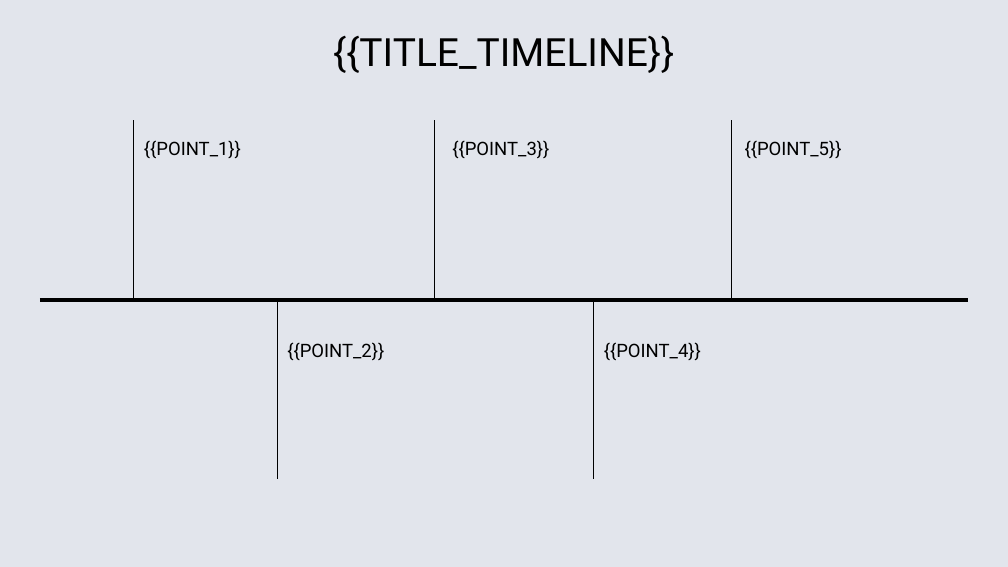
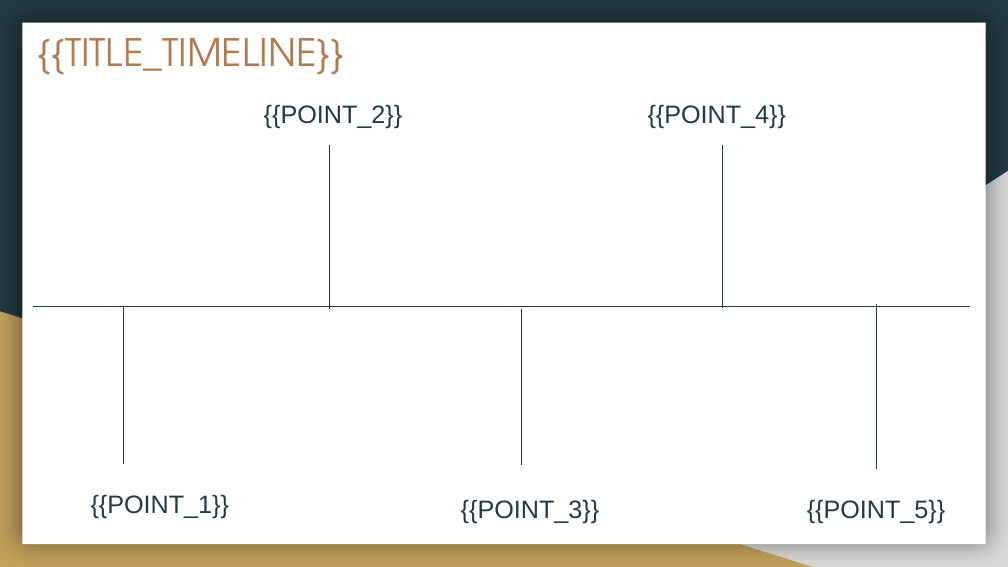
Before and after one commit to andreidiakov/Hack_Axenix_AI_presentation, a slide deck: slide 8 of template.pptx. Drawn at 1008x567 pixels with LibreOffice and Linux fonts; fonts in the diff are those of the drawing. Boxes give left, top, right and bottom in pixels: in the first picture for what was removed or moved away, otherwise in the second. Text is boxed around its words. In the diff, an @@ line names an element or a change of style, - is before the commit and + after.

```diff
--- a/template.pptx
+++ b/template.pptx
@@ background #E2E5EC to #233A44 @@
@@ rectangle added at box(22, 23, 986, 544), fill #FFFFFF @@
@@ title "{{TITLE_TIMELINE}}": place and size @@
-title "{{TITLE_TIMELINE}}" at box(333, 35, 674, 73)
+title "{{TITLE_TIMELINE}}" at box(37, 38, 344, 75)
@@ title "{{TITLE_TIMELINE}}" at box(37, 38, 344, 75): size 27.8 to 27 pt, font Roboto to TeX Gyre Adventor, text colour #000000 to #AF7B51; alignment centre to left; line spacing 1.11 to 1; vertical alignment middle to top @@
@@ text "{{POINT_2}}": place and size @@
-text "{{POINT_2}}" at box(287, 342, 384, 360)
+text "{{POINT_2}}" at box(264, 104, 402, 128)
@@ size 13.2 to 18 pt, font Roboto to Arial, text colour #000000 to #233A44; alignment left to centre; line spacing 1.2 to 1 in 5 elements at box(91, 494, 229, 519), box(461, 499, 599, 523), box(807, 499, 945, 523), box(264, 104, 402, 128), box(648, 104, 786, 128) @@
@@ text "{{POINT_4}}": place and size @@
-text "{{POINT_4}}" at box(604, 342, 701, 360)
+text "{{POINT_4}}" at box(648, 104, 786, 128)
@@ line removed from (134, 120) to (134, 299) @@
@@ line moved from (434, 120) - (434, 299) to (330, 308) - (330, 144) @@
@@ line (330, 308) - (330, 144): stroke #000000 0.75 pt to #233A44 0.75 pt @@
@@ line moved from (732, 120) - (732, 299) to (723, 307) - (723, 144) @@
@@ line (723, 307) - (723, 144): stroke #000000 0.75 pt to #233A44 0.75 pt @@
@@ right triangle added at box(395, 171, 1008, 567), fill #D9D9D9 @@
@@ line removed from (277, 299) to (277, 480) @@
@@ right triangle added at box(0, 311, 812, 567), fill #C4A15A @@
@@ line moved from (40, 299) - (968, 299) to (33, 306) - (970, 306) @@
@@ line (33, 306) - (970, 306): stroke #000000 2.85 pt to #233A44 0.75 pt @@
@@ line added from (124, 306) to (124, 464), #233A44 0.75 pt @@
@@ line moved from (594, 299) - (594, 480) to (522, 308) - (522, 465) @@
@@ line (522, 308) - (522, 465): stroke #000000 0.75 pt to #233A44 0.75 pt @@
@@ line added from (876, 304) to (876, 469), #233A44 0.75 pt @@
@@ text "{{POINT_1}}": place and size @@
-text "{{POINT_1}}" at box(144, 140, 241, 158)
+text "{{POINT_1}}" at box(91, 494, 229, 519)
@@ text "{{POINT_3}}": place and size @@
-text "{{POINT_3}}" at box(452, 140, 549, 158)
+text "{{POINT_3}}" at box(461, 499, 599, 523)
@@ text "{{POINT_5}}": place and size @@
-text "{{POINT_5}}" at box(745, 140, 842, 158)
+text "{{POINT_5}}" at box(807, 499, 945, 523)
```
Also in this commit, not shown: 8 other slides changed, 11 other files.
